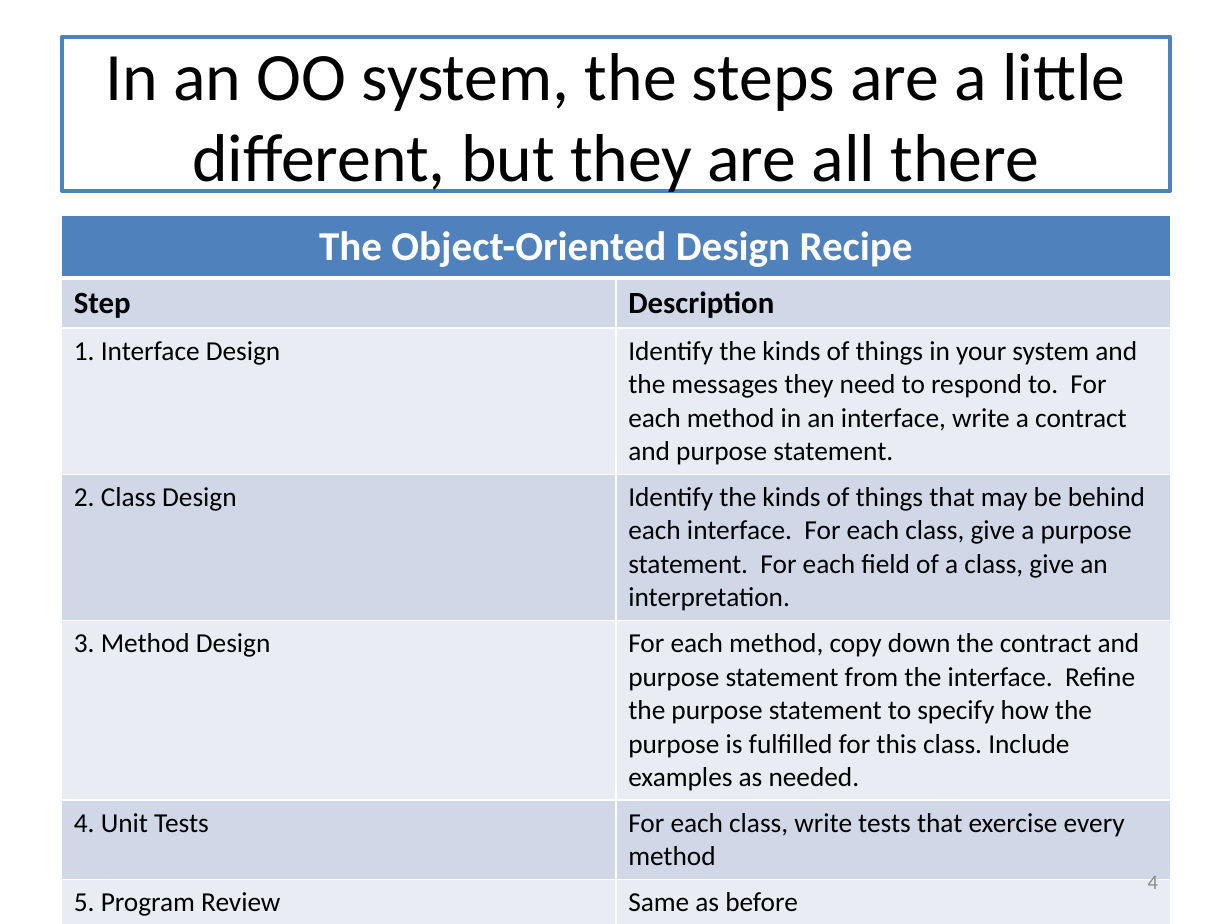
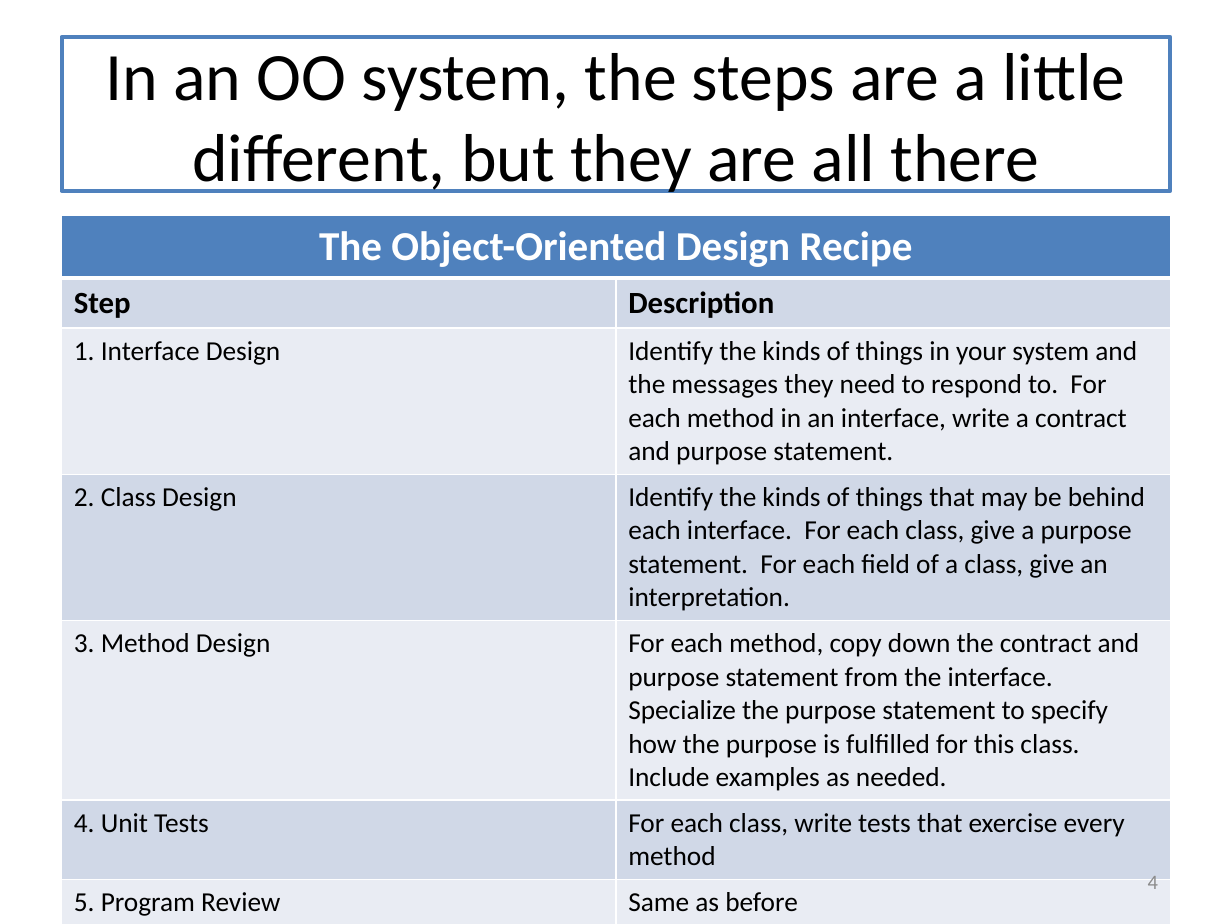
Before and after one commit to mwand/cs5010f16, a slide deck: slide 4 of Slides/Lesson 9.5 The Design Recipe Using Classes.pptx. Drawn at 1232x924 pixels with LibreOffice and Linux fonts; fonts in the diff are those of the drawing. Boxes give left, top, right and bottom in pixels: in the first picture for what was removed or moved away, otherwise in the second. Text is boxed around its words. In the diff, an @@ line names an element or a change of style, - is before the commit and + after.

```diff
--- a/Slides/Lesson 9.5 The Design Recipe Using Classes.pptx
+++ b/Slides/Lesson 9.5 The Design Recipe Using Classes.pptx
@@ table at (62, 216, 1170, 920) @@
-row 5, column 2: For each method, copy down the contract and purpose statement from the interface. Refine the purpose statement to specify how the purpose is fulfilled for this class. Include examples as needed.
+row 5, column 2: For each method, copy down the contract and purpose statement from the interface. Specialize the purpose statement to specify how the purpose is fulfilled for this class. Include examples as needed.
```
Also in this commit, not shown: 6 other slides changed, 7 other files.
